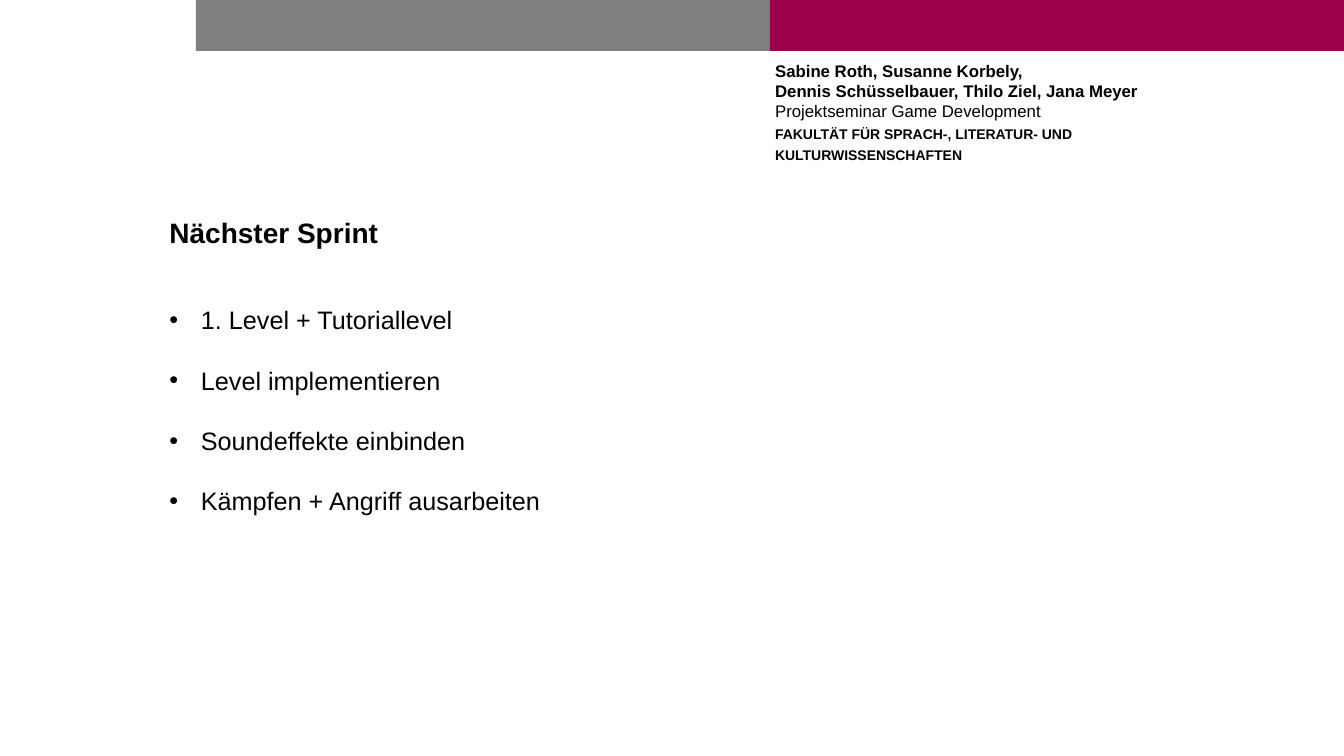
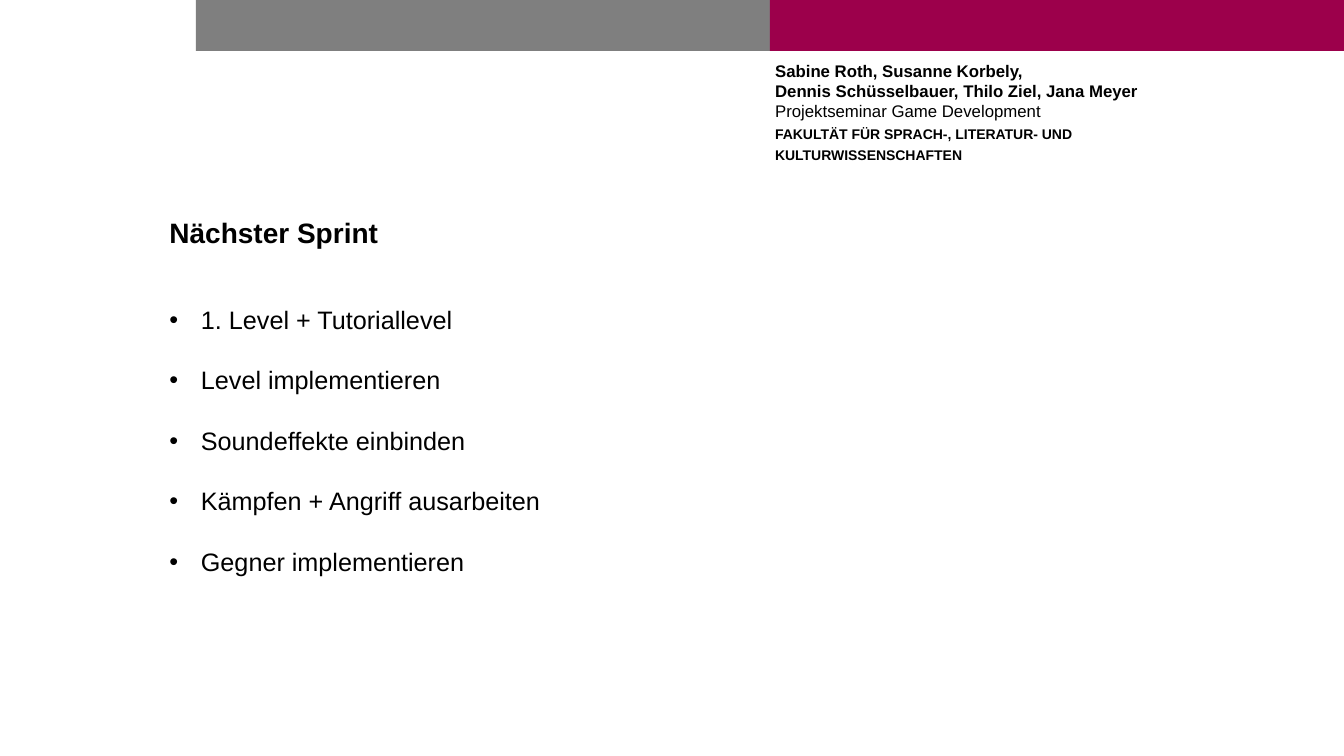
Before and after one commit to scde/weak-heavy, a slide deck: slide 4 of Documentation/Präsentation_PSMG 18.7.pptx. Drawn at 1344x756 pixels with LibreOffice and Linux fonts; fonts in the diff are those of the drawing; background and template pictures are left out. Boxes give left, top, right and bottom in pixels: in the first picture for what was removed or moved away, otherwise in the second. Text is boxed around its words. In the diff, an @@ line names an element or a change of style, - is before the commit and + after.

```diff
--- a/Documentation/Präsentation_PSMG 18.7.pptx
+++ b/Documentation/Präsentation_PSMG 18.7.pptx
@@ text at [201,552,464,577]: paragraph added @@
+• Gegner implementieren
```
